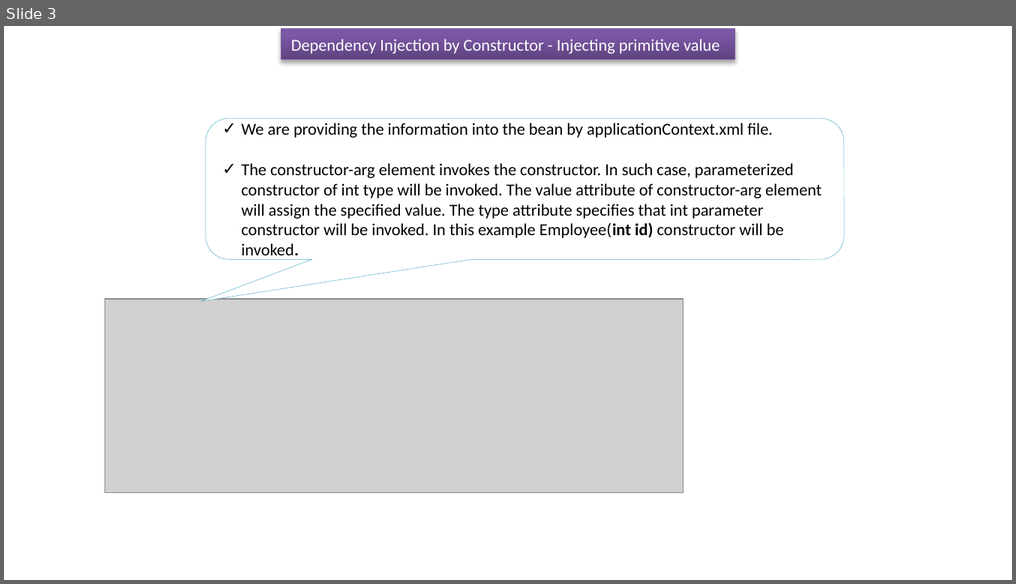
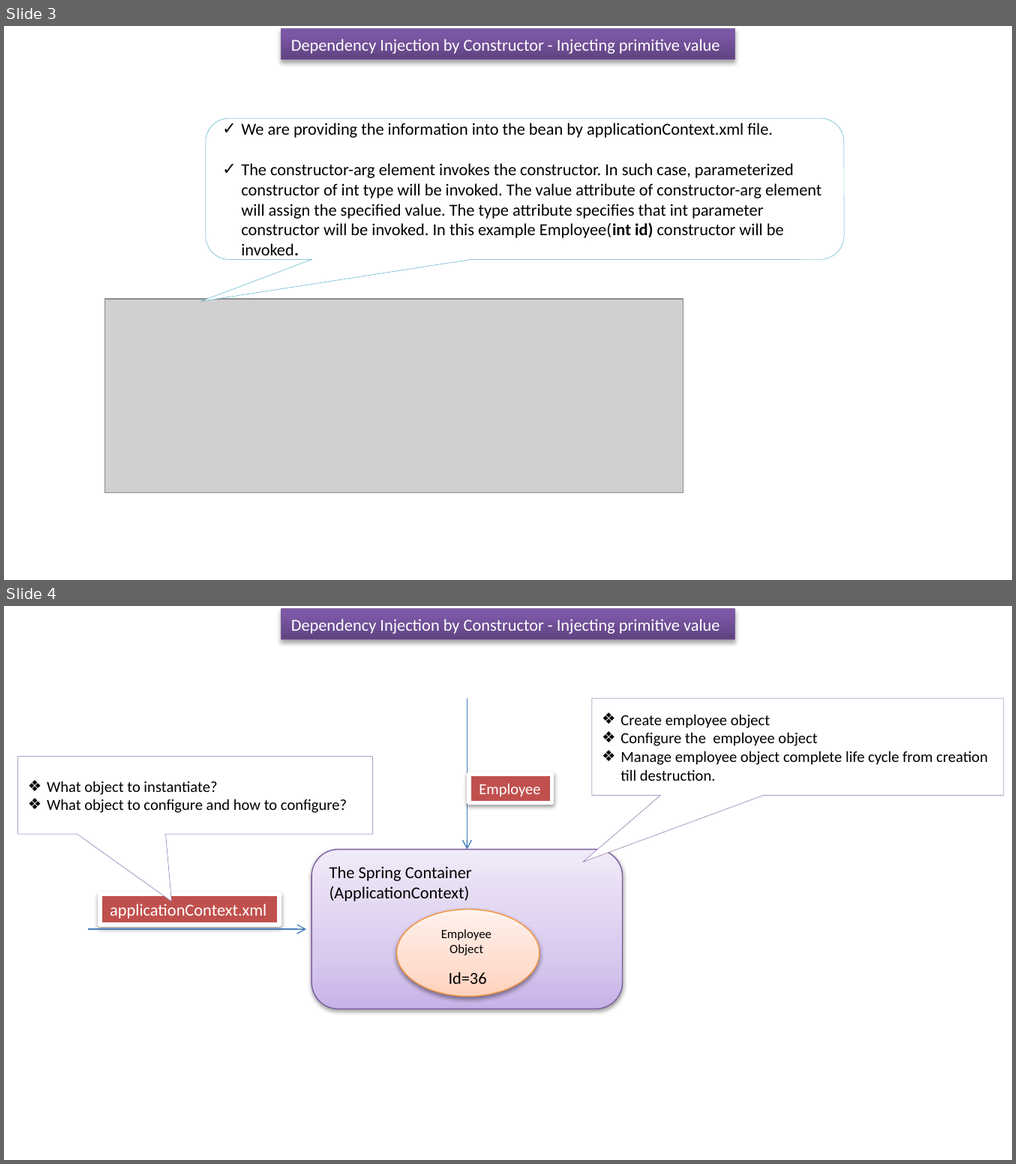
Before and after one commit to ramram43210/javaee, a slide deck: Later/Spring/4_Dependency_Injection/4/Dependency Injection by Constructor_Injecting primitive.pptx. Shown one above the other, each under a label of ours: slide 3 before the commit, slides 3 and 4 after it. The pictures are 1016x584 and 1016x1164 pixels, drawn with LibreOffice and Linux fonts; fonts in the diff are those of the drawing; grey boxes stand for pictures. Boxes give left, top, right and bottom in pixels: in the first picture for what was removed or moved away, otherwise in the second. Text is boxed around its words. In the diff, an @@ line names an element or a change of style, - is before the commit and + after.

```diff
--- a/Later/Spring/4_Dependency_Injection/4/Dependency Injection by Constructor_Injecting primitive.pptx
+++ b/Later/Spring/4_Dependency_Injection/4/Dependency Injection by Constructor_Injecting primitive.pptx
@@ slide 4 added at (x1=4, y1=606, x2=1012, y2=1160), background #FFFFFF @@
@@ rectangle added at (x1=282, y1=609, x2=734, y2=639), fill gradient #5F4480 to #7B58A6 to #7C57A8, outline #7D60A0 0.75 pt, 12 pt, text #FFFFFF @@
+Dependency Injection by Constructor - Injecting primitive value
@@ arrow added from (467, 699) to (467, 850), #4B7EBC 0.75 pt @@
@@ speech box added at (x1=592, y1=699, x2=1003, y2=796), fill #FFFFFF, outline #8064A2 0.25 pt, 11 pt, text #000000 @@
+❖ Create employee object
+❖ Configure the employee object
+❖ Manage employee object complete life cycle from creation till destruction.
@@ speech box added at (x1=18, y1=756, x2=373, y2=834), fill #FFFFFF, outline #8064A2 0.25 pt, 11 pt, text #000000 @@
+❖ What object to instantiate?
+❖ What object to configure and how to configure?
@@ rectangle added at (x1=469, y1=774, x2=552, y2=803), fill #C0504D, outline #FFFFFF 3 pt, 11 pt, text #FFFFFF @@
+Employee
@@ rounded rectangle added at (x1=312, y1=850, x2=622, y2=1010), fill gradient #C9B5E8 to #D8CBEE to #F0EAF9, outline #7D60A0 0.75 pt, 12 pt, text #000000 @@
+The Spring Container
+(ApplicationContext)
@@ rectangle added at (x1=100, y1=894, x2=279, y2=925), fill #C0504D, outline #FFFFFF 3 pt, 12 pt, text #FFFFFF @@
+applicationContext.xml
@@ ellipse added at (x1=397, y1=910, x2=540, y2=996), fill gradient #FFD2BD to #FFDED0 to #FFF2ED, outline #F69240 0.75 pt @@
@@ arrow added from (89, 929) to (306, 929), #4B7EBC 0.75 pt @@
@@ text added at (x1=441, y1=929, x2=492, y2=956), 9 pt, text #000000 @@
+Employee
+Object
@@ text added at (x1=449, y1=972, x2=487, y2=984), 12 pt, text #000000 @@
+Id=36
```
Also in this commit, not shown: 3 other files.
